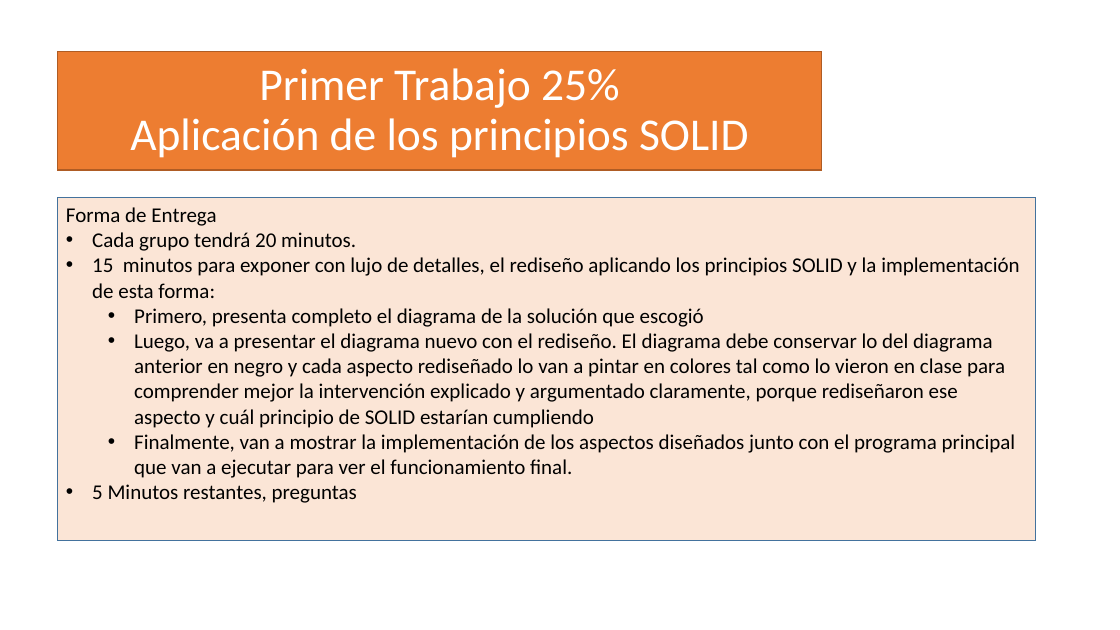
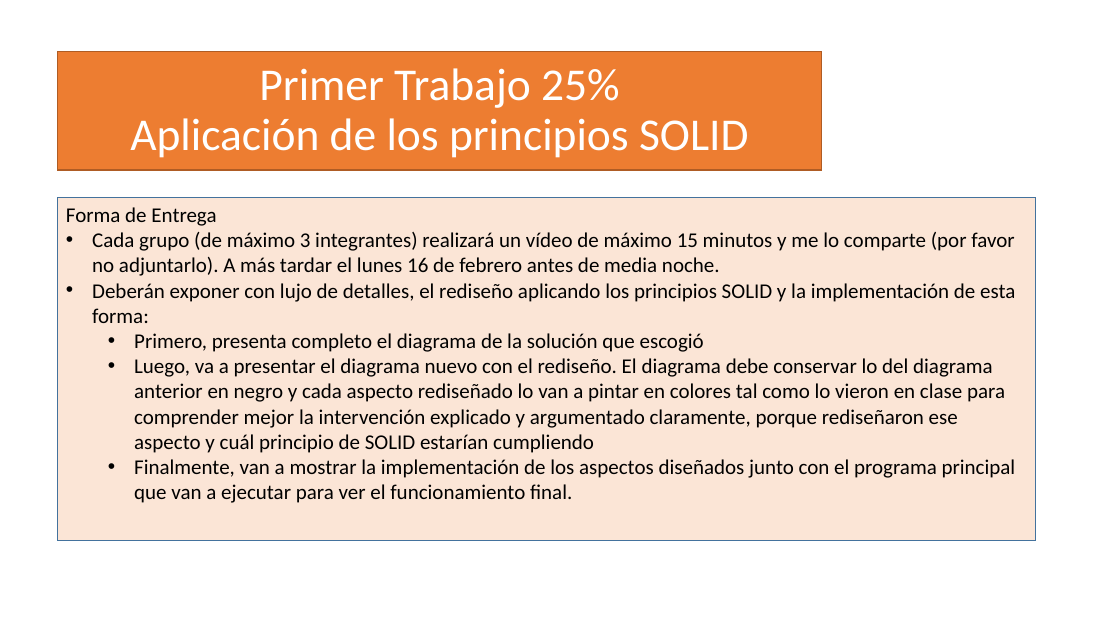
Before and after one commit to CesarLopez-Profe/Arquitectura-de-Software, a slide deck: slide 51 of Slides/3. Principios_SOLID.pptx. Drawn at 1120x630 pixels with LibreOffice and Linux fonts; fonts in the diff are those of the drawing; background and template pictures are left out. Boxes give left, top, right and bottom in pixels: in the first picture for what was removed or moved away, otherwise in the second. Text is boxed around its words. In the diff, an @@ line names an element or a change of style, - is before the commit and + after.

Commit message:
Cambio ppt SOLID rubrica 2026

```diff
--- a/Slides/3. Principios_SOLID.pptx
+++ b/Slides/3. Principios_SOLID.pptx
@@ text in rectangle at (92, 232, 1015, 323): text changed @@
-• Cada grupo tendrá 20 minutos.
-• 15 minutos para exponer con lujo de detalles, el rediseño aplicando los principios SOLID y la implementación de esta forma:
+• Cada grupo (de máximo 3 integrantes) realizará un vídeo de máximo 15 minutos y me lo comparte (por favor no adjuntarlo). A más tardar el lunes 16 de febrero antes de media noche.
+• Deberán exponer con lujo de detalles, el rediseño aplicando los principios SOLID y la implementación de esta forma:
@@ text in rectangle at (92, 484, 357, 503): paragraph removed @@
-• 5 Minutos restantes, preguntas
```
Also in this commit, not shown: 1 other slide changed.
